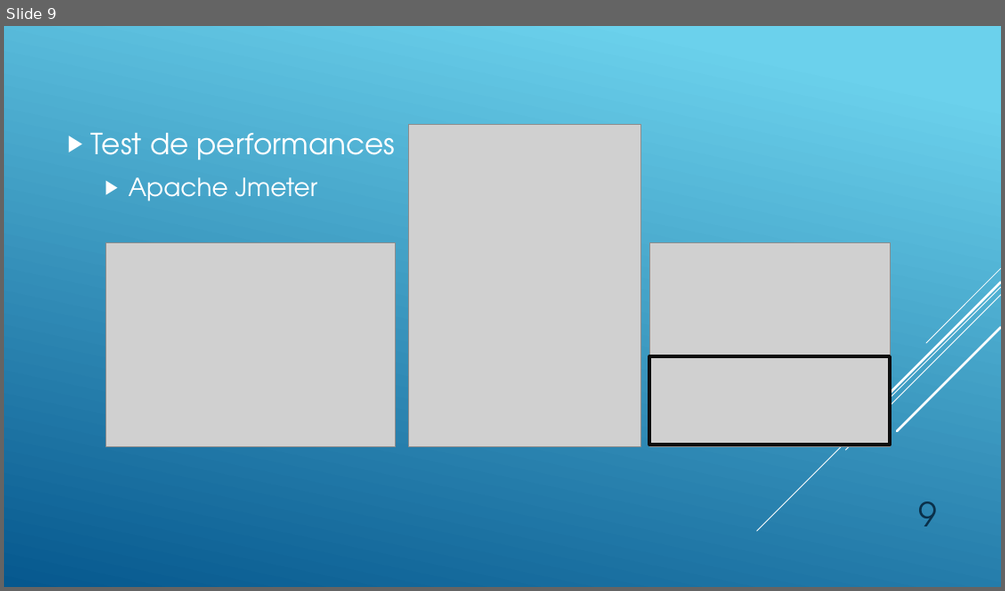
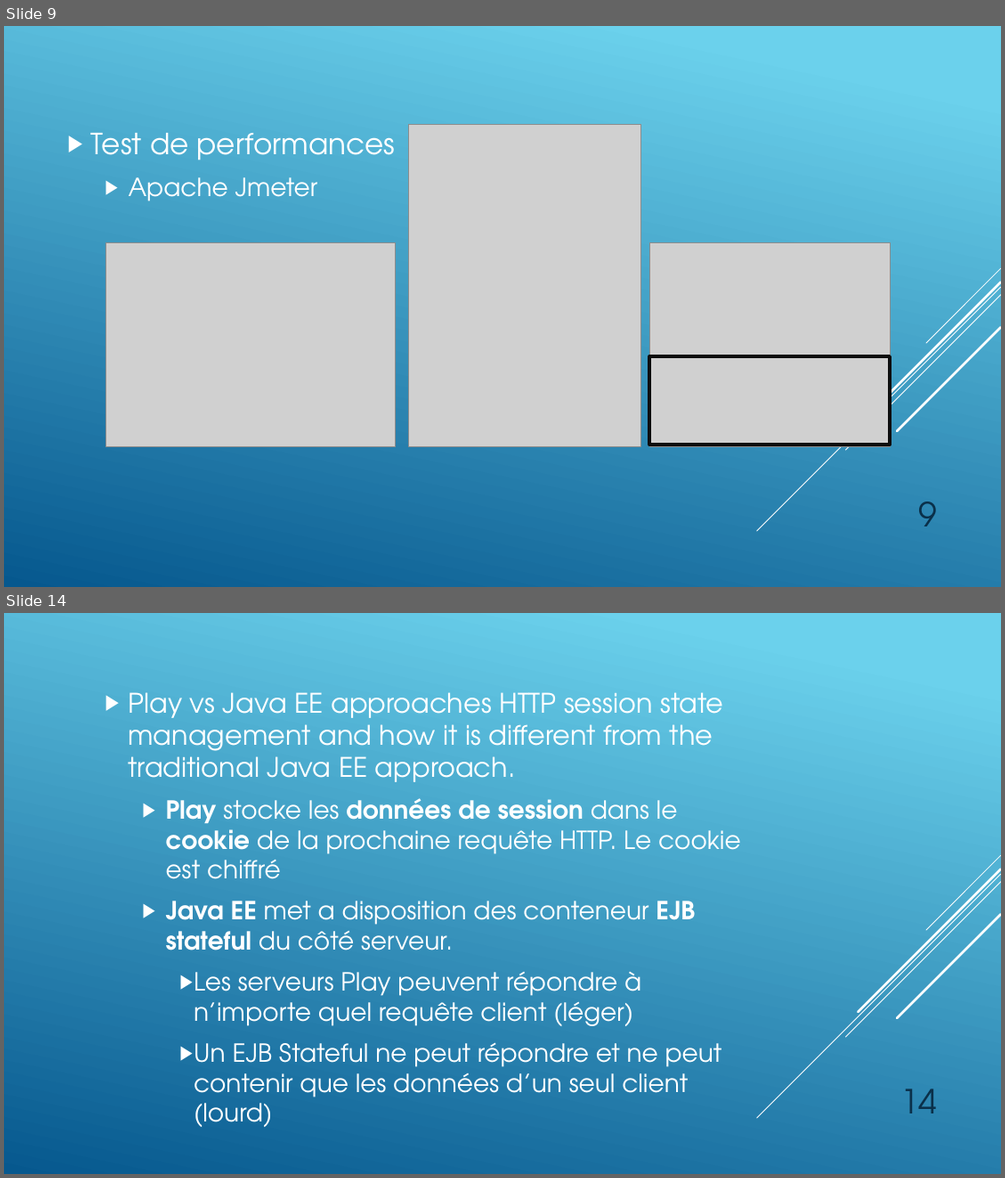
Before and after one commit to OscarSotoHES/tsmosf-labo2, a slide deck: Presentation/Caching-Team1.pptx. Shown one above the other, each under a label of ours: slide 9 before the commit, slides 9 and 14 after it; the slides between them are not shown. The pictures are 1005x591 and 1005x1178 pixels, drawn with LibreOffice and Linux fonts; fonts in the diff are those of the drawing; grey boxes stand for pictures. Boxes give left, top, right and bottom in pixels: in the first picture for what was removed or moved away, otherwise in the second. Text is boxed around its words. In the diff, an @@ line names an element or a change of style, - is before the commit and + after.

Commit message:
Ajout slide prob rencontrés et java ee vs play session management

```diff
--- a/Presentation/Caching-Team1.pptx
+++ b/Presentation/Caching-Team1.pptx
@@ slide 14 added at <box>4,613,1001,1174</box>, background gradient #6ED2EB to #06588E; not listed: 5 template elements that a slide beside it also shows @@
@@ text added at <box>129,692,741,1127</box>, 24 pt, text #FFFFFF @@
+  ▶ Play vs Java EE approaches HTTP session state management and how it is different from the traditional Java EE approach.
+    ▶ Play stocke les données de session dans le cookie de la prochaine requête HTTP. Le cookie est chiffré
+    ▶ Java EE met a disposition des conteneur EJB stateful du côté serveur.
+      ▶ Les serveurs Play peuvent répondre à n’importe quel requête client (léger)
+      ▶ Un EJB Stateful ne peut répondre et ne peut contenir que les données d’un seul client (lourd)
@@ page number added at <box>900,1088,937,1113</box>, 32 pt, text #0A304A @@
+14
```
Also in this commit, not shown: 6 slides changed, 1 other slide added.
